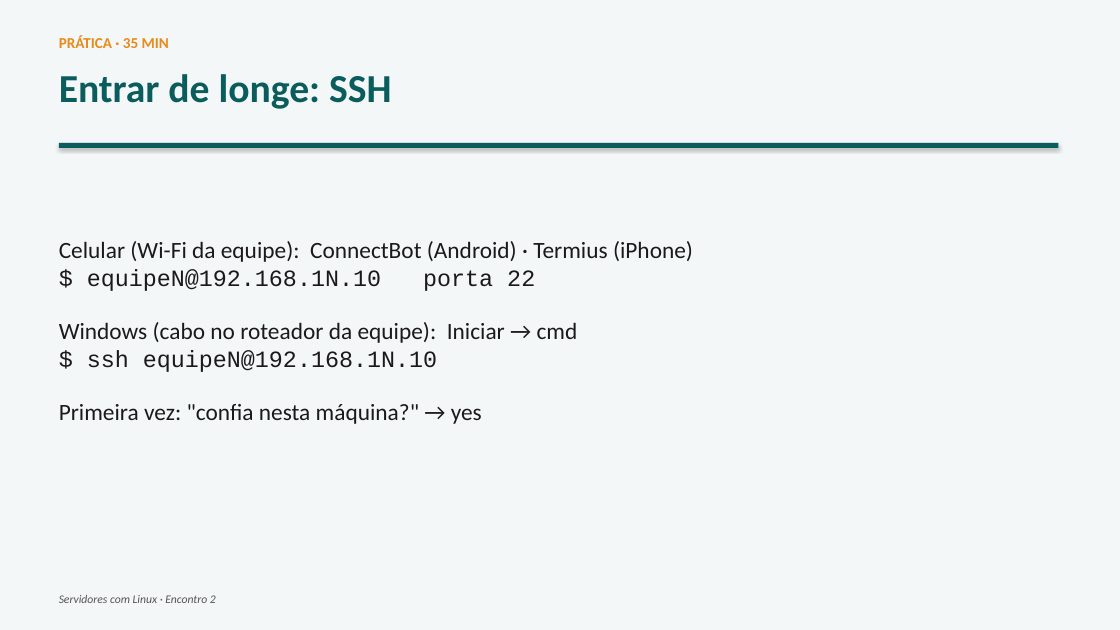
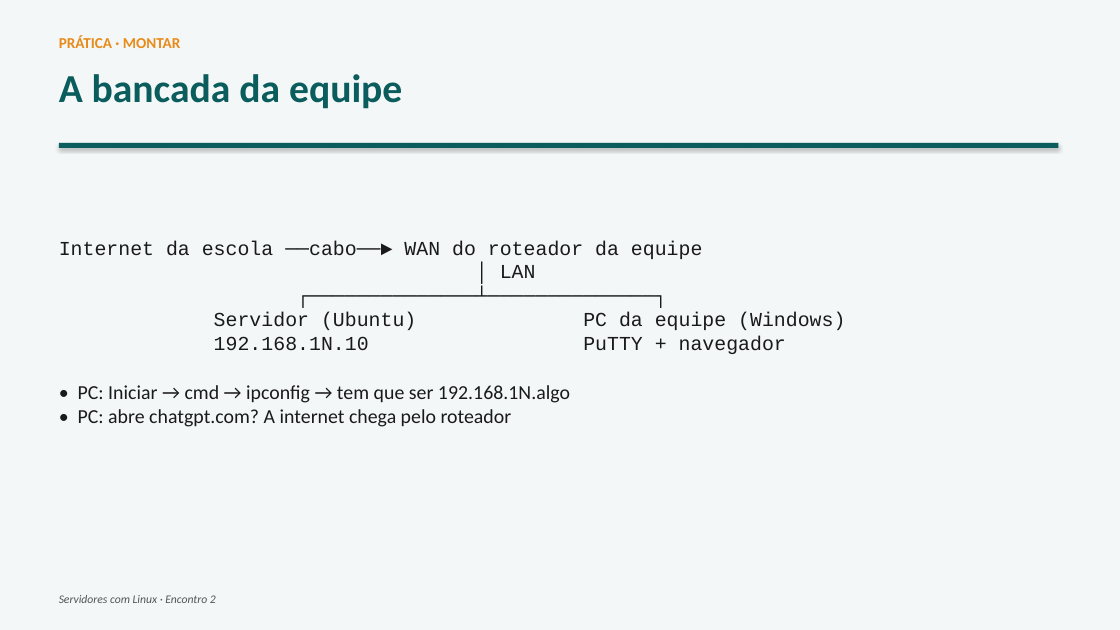
Before and after one commit to joninedel-prog/gerador_contratos, a slide deck: slide 4 of Aula - Servidores 2 - Pastas, usuarios e acesso de longe.pptx (slide 13 before the commit). Drawn at 1120x630 pixels with LibreOffice and Linux fonts; fonts in the diff are those of the drawing. Boxes give left, top, right and bottom in pixels: in the first picture for what was removed or moved away, otherwise in the second. Text is boxed around its words. In the diff, an @@ line names an element or a change of style, - is before the commit and + after.

```diff
--- a/Aula - Servidores 2 - Pastas, usuarios e acesso de longe.pptx
+++ b/Aula - Servidores 2 - Pastas, usuarios e acesso de longe.pptx
@@ text at <box>59,35,180,48</box>: text changed @@
-PRÁTICA · 35 MIN
+PRÁTICA · MONTAR
@@ text at <box>59,74,402,109</box>: text changed @@
-Entrar de longe: SSH
+A bancada da equipe
@@ text at <box>59,241,845,427</box>: text changed; size 20 to 17 pt; font Calibri to Courier New @@
-Celular (Wi-Fi da equipe): ConnectBot (Android) · Termius (iPhone)
-$ equipeN@192.168.1N.10 porta 22
-Windows (cabo no roteador da equipe): Iniciar → cmd
-$ ssh equipeN@192.168.1N.10
-Primeira vez: "confia nesta máquina?" → yes
+Internet da escola ──cabo──► WAN do roteador da equipe
+│ LAN
+┌──────────────┴──────────────┐
+Servidor (Ubuntu) PC da equipe (Windows)
+192.168.1N.10 PuTTY + navegador
+• PC: Iniciar → cmd → ipconfig → tem que ser 192.168.1N.algo
+• PC: abre chatgpt.com? A internet chega pelo roteador
```
Also in this commit, not shown: 16 other slides changed, 8 slides added, 2 slides removed, 5 other files.
